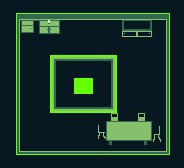
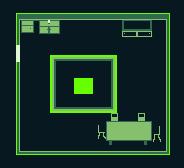
The second 184 × 168 image is a revision of the first. Changes to its layers:
painted on "walls" over [14,44,21,62]
